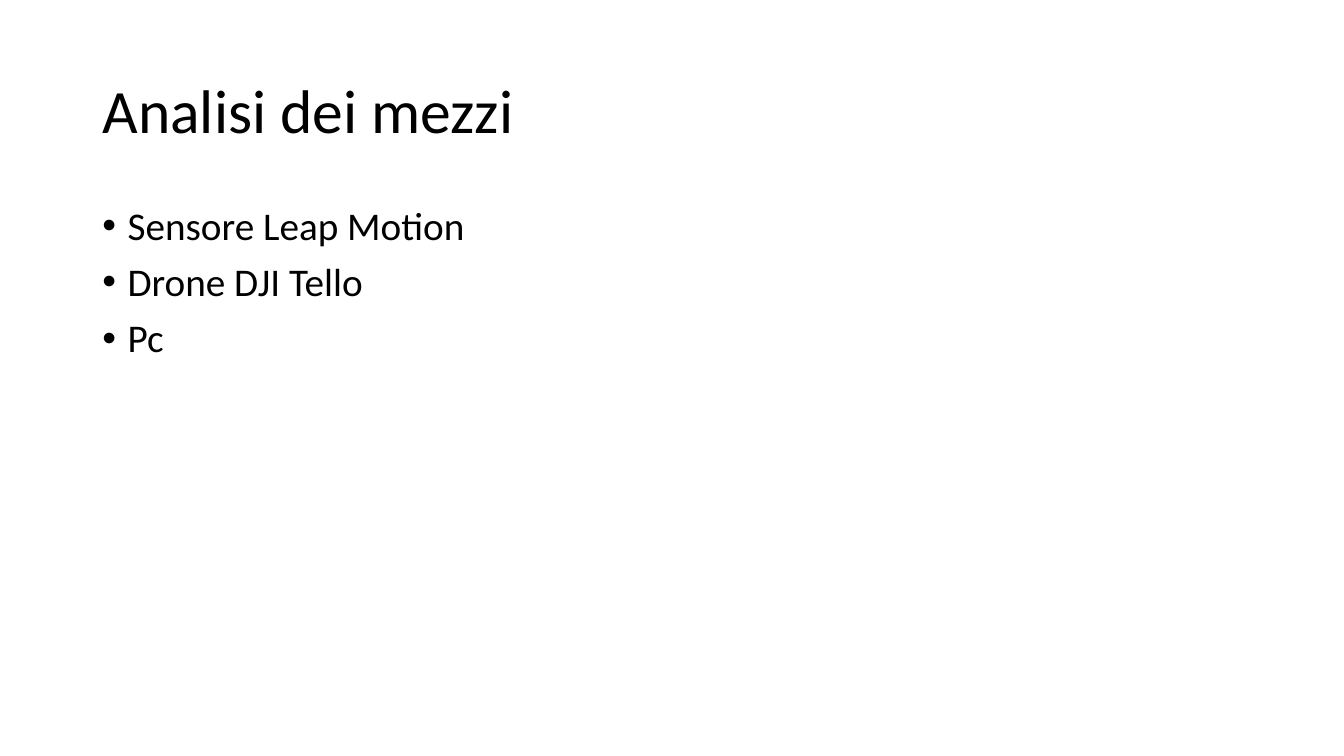
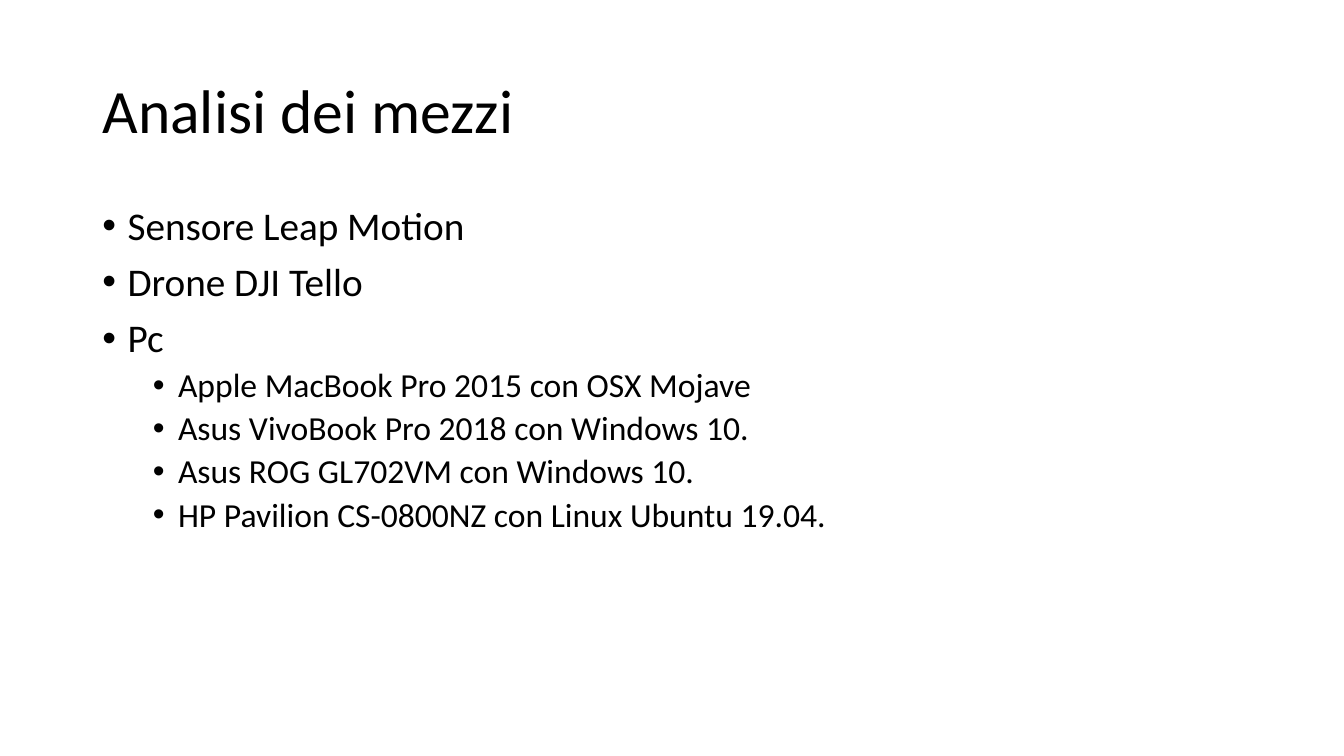
Before and after one commit to LuMug/DroneControlSystem, a slide deck: slide 4 of docs/Presentazione.pptx. Drawn at 1344x756 pixels with LibreOffice and Linux fonts; fonts in the diff are those of the drawing. Boxes give left, top, right and bottom in pixels: in the first picture for what was removed or moved away, otherwise in the second. Text is boxed around its words. In the diff, an @@ line names an element or a change of style, - is before the commit and + after.

```diff
--- a/docs/Presentazione.pptx
+++ b/docs/Presentazione.pptx
@@ text at (178, 373, 826, 528): paragraphs added @@
+  • Apple MacBook Pro 2015 con OSX Mojave
+  • Asus VivoBook Pro 2018 con Windows 10.
+  • Asus ROG GL702VM con Windows 10.
+  • HP Pavilion CS-0800NZ con Linux Ubuntu 19.04.
```
Also in this commit, not shown: 1 other slide changed, 2 slides added, 1 other file.
